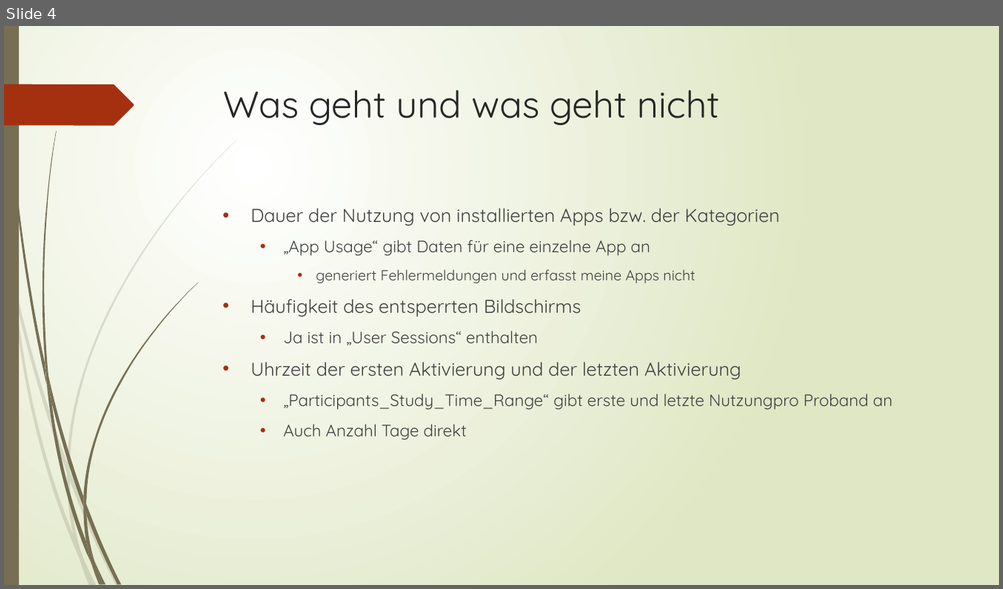
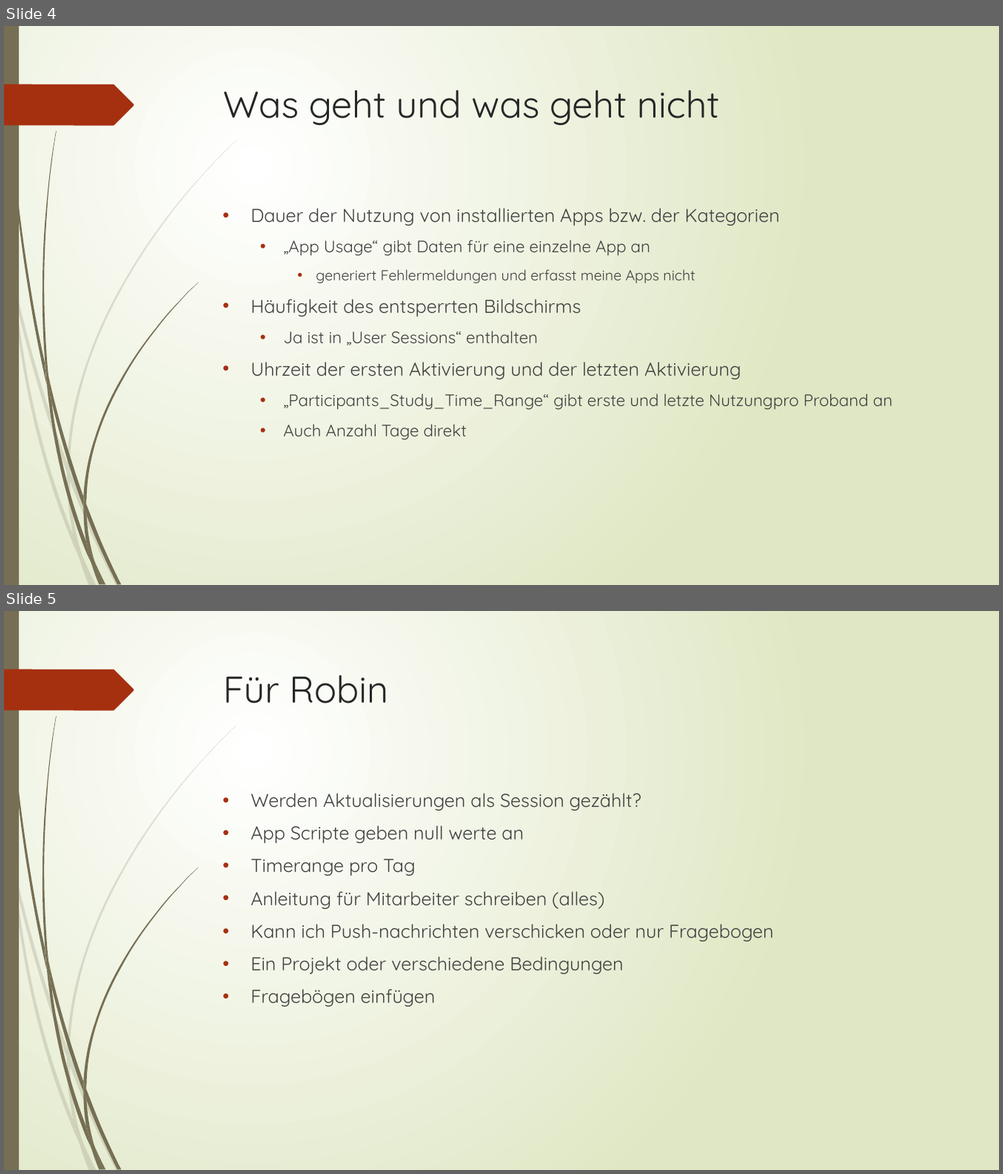
Before and after one commit to Robstei/work, a slide deck: InsidesApp/Elisa.pptx. Shown one above the other, each under a label of ours: slide 4 before the commit, slides 4 and 5 after it. The pictures are 1003x589 and 1003x1174 pixels, drawn with LibreOffice and Linux fonts; fonts in the diff are those of the drawing. Boxes give left, top, right and bottom in pixels: in the first picture for what was removed or moved away, otherwise in the second. Text is boxed around its words. In the diff, an @@ line names an element or a change of style, - is before the commit and + after.

Commit message:
feci

```diff
--- a/InsidesApp/Elisa.pptx
+++ b/InsidesApp/Elisa.pptx
@@ slide 5 added at <box>4,611,999,1170</box>, background gradient #FFFFFF to #DFE8C4; not listed: 24 template elements that a slide beside it also shows @@
@@ title added at <box>223,675,388,703</box>, 36 pt, text #262626 @@
+Für Robin
@@ text added at <box>250,793,774,1007</box>, 18 pt, text #404040 @@
+• Werden Aktualisierungen als Session gezählt?
+• App Scripte geben null werte an
+• Timerange pro Tag
+• Anleitung für Mitarbeiter schreiben (alles)
+• Kann ich Push-nachrichten verschicken oder nur Fragebogen
+• Ein Projekt oder verschiedene Bedingungen
+• Fragebögen einfügen
```
